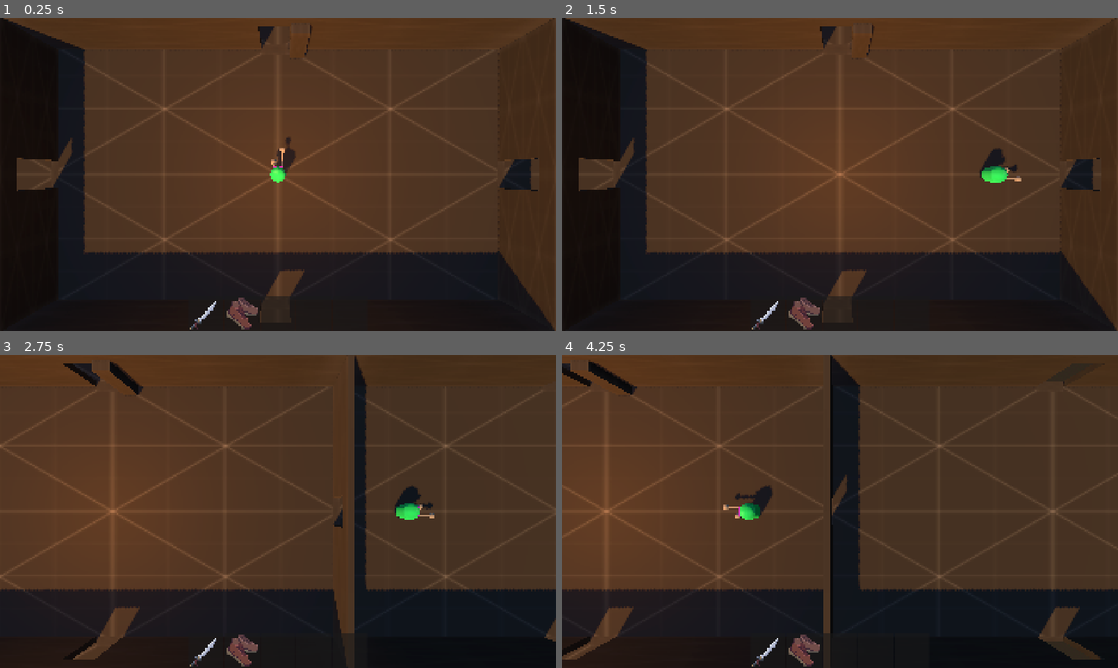
Above: before the commit, frames 1-4 (two rows, left to right).
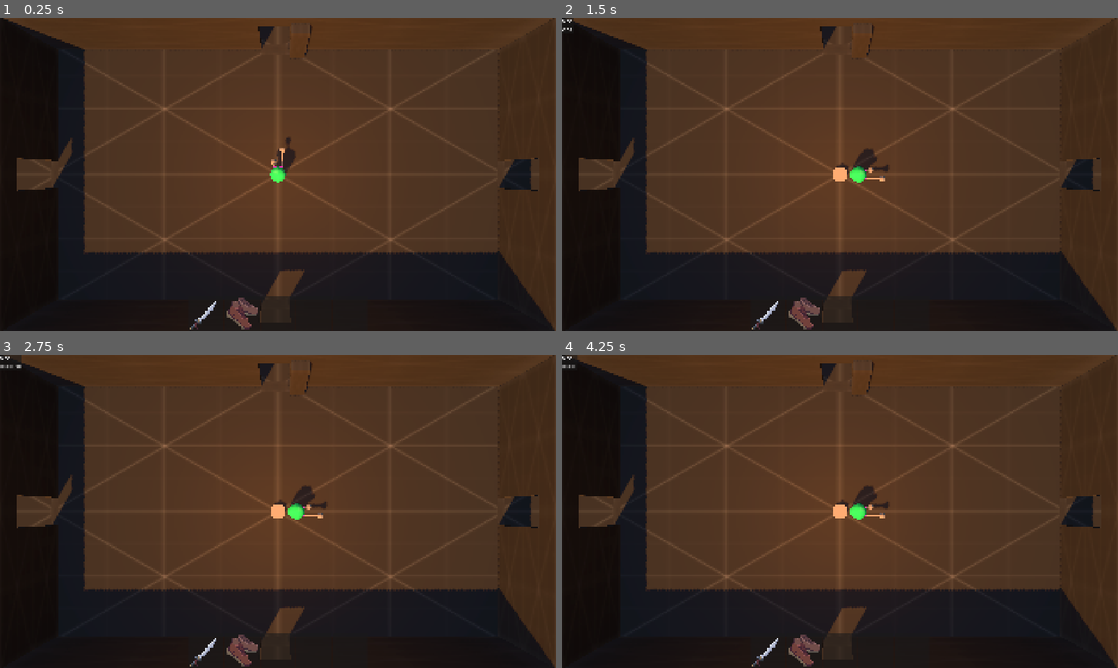
Above: after the commit, the same moments.

Repository: panable/brackeysjam-2026.2
Game: Godot game, scene res://game.tscn
Same seed, same stepped clock (60 frames per second), same inputs: the game is played once before the commit and once after it.
Inputs (mouse positions are in pixels of both pictures, inside the frame that each line leads up to):
- Up to frame 1 (0.25 s): no input
- Up to frame 2 (1.5 s): tap Enter at 0.5 s; move the mouse to (962, 158) at 0.52 s; hold D (move_right) 0.53-1.25 s; tap E (interact) at 0.6 s; click (962, 158) at 0.67 s; drag from (728, 190) to (812, 237) at 1.27 s
- Up to frame 3 (2.75 s): tap Space (attack) at 2 s; move the mouse to (333, 442) at 2.02 s; hold D (move_right) from 2.03 s (still down); tap E (interact) at 2.1 s
- Up to frame 4 (4.25 s): release D (move_right) at 2.75 s; drag from (812, 574) to (673, 464) at 2.77 s; move the mouse to (1006, 558) at 3.52 s; hold A (move_left) from 3.53 s (still down); tap Space (attack) at 3.6 s; tap E (interact) at 3.8 s

The runs differ from the first frame. In frame 2, 1.0% of the frame differs, in the area x 0-83%, y 0-53%; in frame 3, 19%; in frame 4, 21%, in the area x 0-100%, y 0-100%.

Commit message:
add npc inherited scene

Diff:
--- a/Scenes/npc.tscn
+++ b/Scenes/Characters/BaseNPC.tscn
@@ -2,18 +2,22 @@
 
 [ext_resource type="Script" uid="uid://immteh5qxycv" path="res://Scripts/NPC.gd" id="1_acqhf"]
 
-[sub_resource type="CapsuleMesh" id="CapsuleMesh_acqhf"]
+[sub_resource type="CylinderMesh" id="CylinderMesh_vef74"]
 
 [sub_resource type="SphereShape3D" id="SphereShape3D_xxsvc"]
 radius = 2.0
 
 [node name="NPC" type="Node3D" unique_id=1288896559]
 script = ExtResource("1_acqhf")
+npc_name = "Steve"
+dialogue_path = "res://dialogue.json"
+entry_name = "start"
 
 [node name="MeshInstance3D" type="MeshInstance3D" parent="." unique_id=1672448911]
-mesh = SubResource("CapsuleMesh_acqhf")
+mesh = SubResource("CylinderMesh_vef74")
 
 [node name="InteractionArea" type="Area3D" parent="MeshInstance3D" unique_id=946692661]
+collision_mask = 4
 
 [node name="CollisionShape3D" type="CollisionShape3D" parent="MeshInstance3D/InteractionArea" unique_id=1626623264]
 shape = SubResource("SphereShape3D_xxsvc")
--- a/Scenes/InventoryUI.tscn
+++ b/Scenes/UI/InventoryUI.tscn
@@ -5,7 +5,7 @@
 [ext_resource type="Script" uid="uid://dytadeq0uwimp" path="res://Scripts/SlotData.gd" id="3_bbtsg"]
 [ext_resource type="Resource" uid="uid://b65pn271eujar" path="res://Resources/BrokenSword.tres" id="4_hscot"]
 [ext_resource type="Resource" uid="uid://musyrl8otvxf" path="res://Resources/RunningShoes.tres" id="6_ohhls"]
-[ext_resource type="PackedScene" uid="uid://djyke06e6yf44" path="res://Scenes/InventoryUISlot.tscn" id="7_67xb0"]
+[ext_resource type="PackedScene" uid="uid://djyke06e6yf44" path="res://Scenes/UI/InventoryUISlot.tscn" id="7_67xb0"]
 
 [sub_resource type="Resource" id="Resource_3bnsd"]
 script = ExtResource("3_bbtsg")
--- a/Scripts/NPC.gd
+++ b/Scripts/NPC.gd
@@ -1,5 +1,8 @@
 extends Node3D
 
+@export var npc_name: String = "NPC"
+@export_file("*.json") var dialogue_path: String
+@export var entry_name: String
 @onready var interaction_area: Area3D = $MeshInstance3D/InteractionArea
 @onready var dialogue: Control = $"../DialogueUI"
 
@@ -8,9 +11,7 @@
 var player: Node3D = null
 
 func _ready() -> void:
-	var file := FileAccess.open("res://dialogue.json", FileAccess.READ)
-	if file:
-		_data = JSON.parse_string(file.get_as_text())
+	_load_dialogue()
 
 	interaction_area.body_entered.connect(_enter_range)
 	interaction_area.body_exited.connect(_exit_range)
@@ -20,29 +21,43 @@
 	if in_range and Input.is_action_just_pressed("interact"):
 			interact()
 
+func _load_dialogue() -> void:
+	if dialogue_path.is_empty():
+		return
+
+	var file := FileAccess.open(dialogue_path, FileAccess.READ)
+	if file:
+		var parsed_data = JSON.parse_string(file.get_as_text())
+		if parsed_data is Dictionary:
+			_data = parsed_data
+
 func interact() -> void:
 	if player == null:
 		return
+
+	if _data.is_empty():
+		return
+	player.can_move = false
 	player.set_process_unhandled_input(false)
-	dialogue.start(_data, "start")
+	dialogue.start(_data, entry_name)
 
 
 # NPC Range (CollisionShape3D [Range: 2.0m])
 
 # Check if player has entered range
 func _enter_range(body: Node3D) -> void:
-	if body.is_in_group("player"):
-		in_range = true
-		player = body
-		print("player in range of NPC Interaction")
-
+	in_range = true
+	player = body
+	print(player.name," entered interaction range of ", npc_name)
 
 # Check if player has exited range
 func _exit_range(body: Node3D) -> void:
-	if body.is_in_group("player"):
-		in_range = false
-		print("Player left range of NPC Interaction")
+	if body != player:
+		return
+	in_range = false
+	print(player.name," left interaction range of ", npc_name)
 
 func _on_finished() -> void:
 	if player:
 		player.set_process_unhandled_input(true)
+		player.can_move = true
--- a/game.tscn
+++ b/game.tscn
@@ -1,13 +1,13 @@
 [gd_scene format=3 uid="uid://wl13gsmo0kuv"]
 
 [ext_resource type="Script" uid="uid://byjbvwekxrks6" path="res://Player.gd" id="1_e2o6t"]
-[ext_resource type="PackedScene" uid="uid://cqwwipxbfupi7" path="res://Scenes/InventoryUI.tscn" id="3_feb5d"]
+[ext_resource type="PackedScene" uid="uid://cqwwipxbfupi7" path="res://Scenes/UI/InventoryUI.tscn" id="3_feb5d"]
 [ext_resource type="Texture2D" uid="uid://6c1q3olwtepk" path="res://kenney_prototype-textures/PNG/Green/texture_01.png" id="3_ryrav"]
 [ext_resource type="Texture2D" uid="uid://bu3wrpcont1mx" path="res://kenney_prototype-textures/PNG/Purple/texture_01.png" id="4_eow3j"]
 [ext_resource type="Script" uid="uid://bxpodlqif1ghn" path="res://camera_3d.gd" id="5_j5wjh"]
 [ext_resource type="Texture2D" uid="uid://c7oyhejvt7mk8" path="res://kenney_prototype-textures/PNG/Dark/texture_04.png" id="6_vef74"]
-[ext_resource type="PackedScene" uid="uid://clxdl8sdql4ld" path="res://Scenes/npc.tscn" id="7_eow3j"]
-[ext_resource type="PackedScene" uid="uid://dgvew44vrd1d1" path="res://Scenes/DialogueUI.tscn" id="8_j5wjh"]
+[ext_resource type="PackedScene" uid="uid://clxdl8sdql4ld" path="res://Scenes/Characters/BaseNPC.tscn" id="7_eow3j"]
+[ext_resource type="PackedScene" uid="uid://dgvew44vrd1d1" path="res://Scenes/UI/DialogueUI.tscn" id="8_j5wjh"]
 
 [sub_resource type="StandardMaterial3D" id="StandardMaterial3D_hve3p"]
 albedo_texture = ExtResource("3_ryrav")
@@ -49,6 +49,7 @@
 
 [node name="playa" type="CharacterBody3D" parent="." unique_id=1694339531 groups=["player"]]
 transform = Transform3D(1, 0, 0, 0, 1, 0, 0, 0, 1, 0, 2.273, 0)
+collision_layer = 5
 script = ExtResource("1_e2o6t")
 
 [node name="Pivot" type="Node3D" parent="playa" unique_id=1919665238]
@@ -326,7 +327,7 @@
 
 [node name="InventoryUI" parent="." unique_id=1610134888 instance=ExtResource("3_feb5d")]
 
+[node name="DialogueUI" parent="." unique_id=1035567338 instance=ExtResource("8_j5wjh")]
+
 [node name="NPC" parent="." unique_id=1288896559 instance=ExtResource("7_eow3j")]
-transform = Transform3D(1, 0, 0, 0, 1, 0, 0, 0, 1, 11.710603, 1.5, -12.757203)
-
-[node name="DialogueUI" parent="." unique_id=1035567338 instance=ExtResource("8_j5wjh")]
+dialogue_path = "res://Dialogue/dialogue.json"
--- a/project.godot
+++ b/project.godot
@@ -21,10 +21,6 @@
 window/size/viewport_height=1080
 window/stretch/mode="canvas_items"
 window/stretch/aspect="expand"
-
-[global_group]
-
-player="Access the Player Node Globally."
 
 [input]
 
Renamed: dialogue.json -> Dialogue/dialogue.json
Renamed: Scenes/DialogueUI.tscn -> Scenes/UI/DialogueUI.tscn
Renamed: Scenes/InventoryUISlot.tscn -> Scenes/UI/InventoryUISlot.tscn
